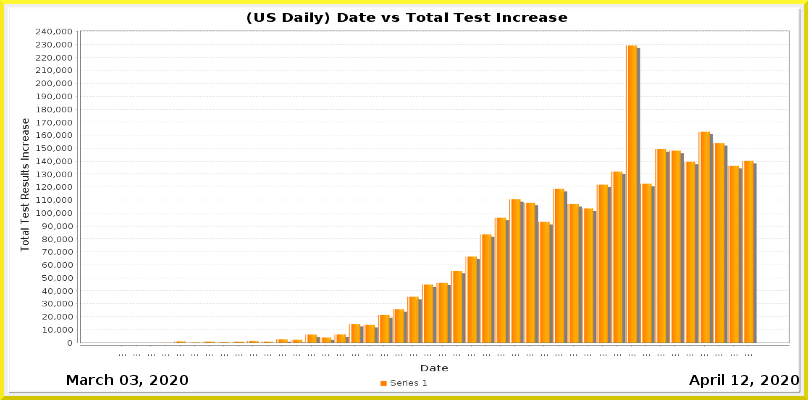
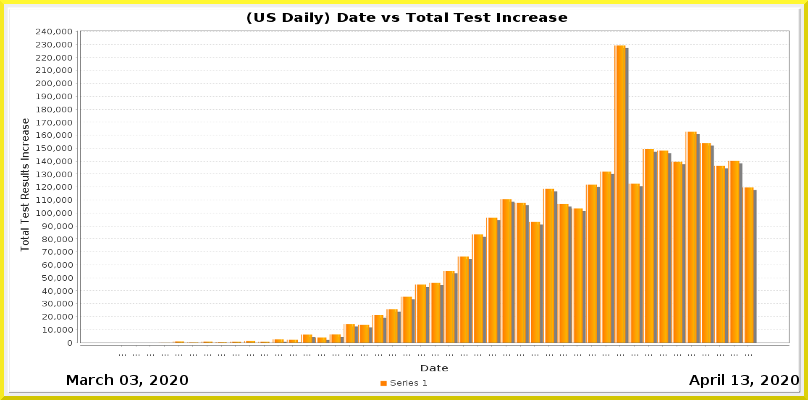
The second 808×400 image is a revision of the first. Changes to its layers:
painted on "Current Date" over [741, 375, 749, 385]
painted on "Date_vs_TestIncrease.png" over [133, 44, 757, 356]
